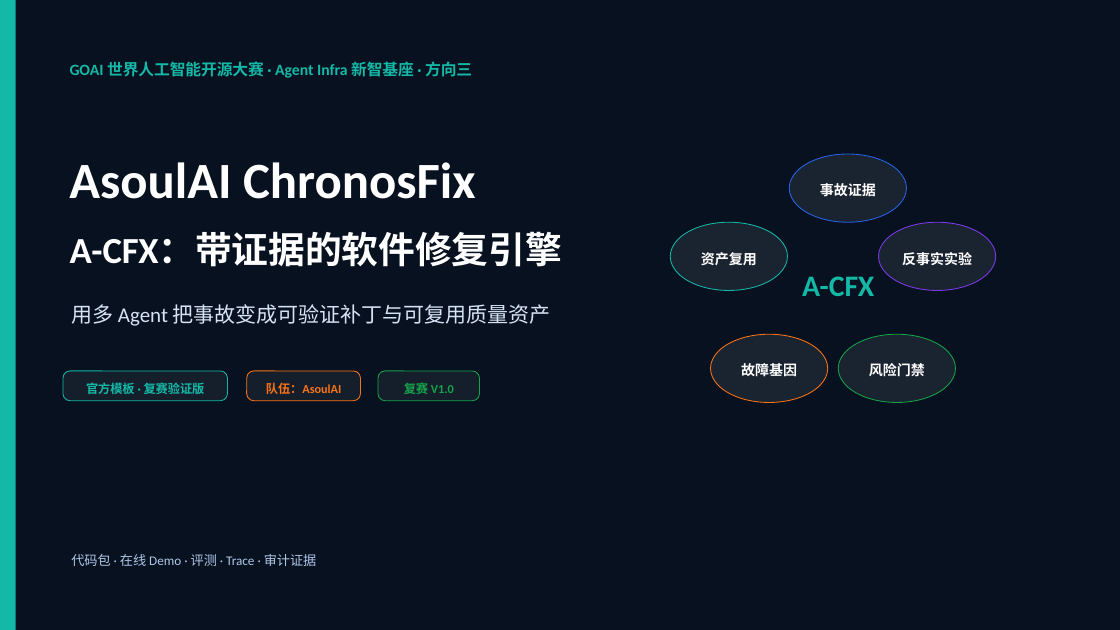
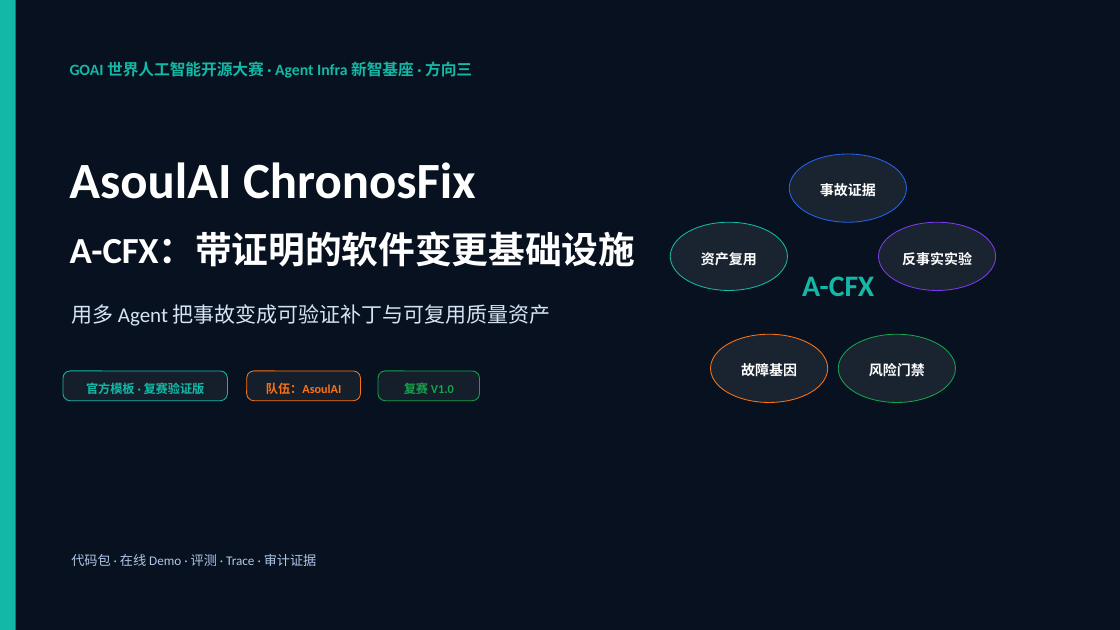
Before and after one commit to ASOUL-Official/asoulai-chronosfix, a slide deck: slide 1 of submission/ChronosFix_复赛方案.pptx. Drawn at 1120x630 pixels with LibreOffice and Linux fonts; fonts in the diff are those of the drawing. Boxes give left, top, right and bottom in pixels: in the first picture for what was removed or moved away, otherwise in the second. Text is boxed around its words. In the diff, an @@ line names an element or a change of style, - is before the commit and + after.

```diff
--- a/submission/ChronosFix_复赛方案.pptx
+++ b/submission/ChronosFix_复赛方案.pptx
@@ text at bbox=[70, 232, 636, 267]: text changed @@
-A-CFX：带证据的软件修复引擎
+A-CFX：带证明的软件变更基础设施
```
Also in this commit, not shown: 2 other slides changed, 11 other files.
